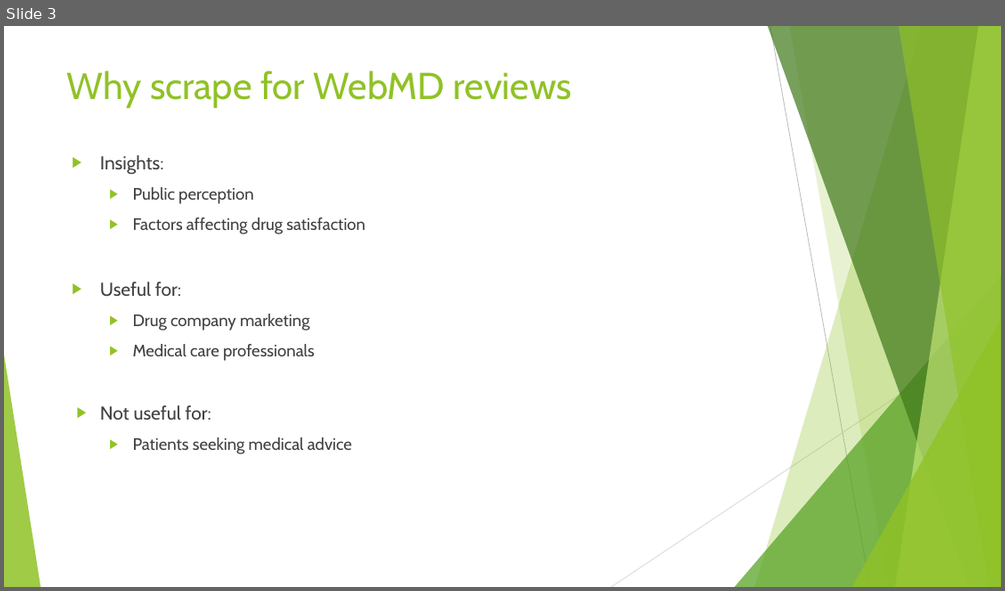
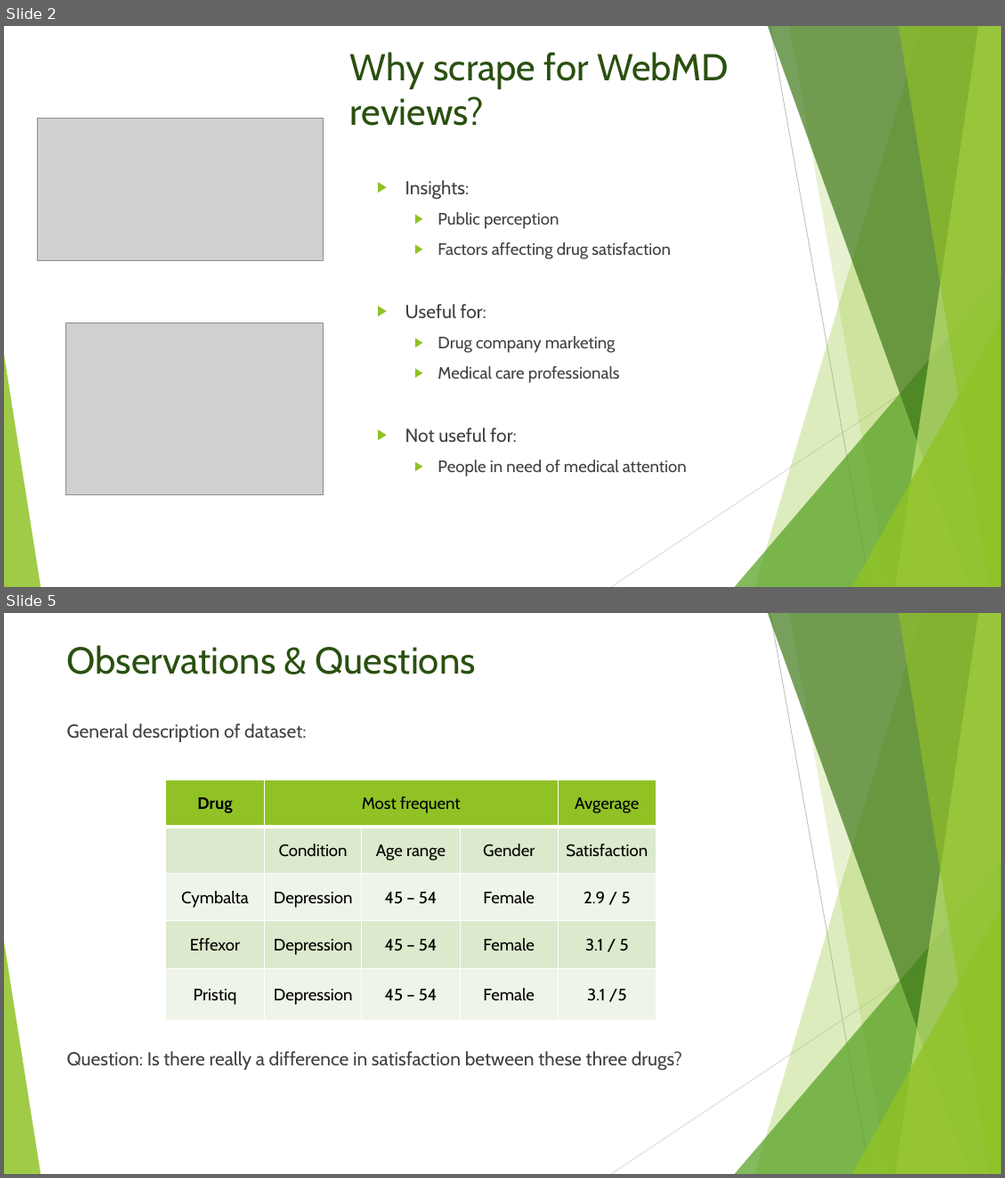
Before and after one commit to chinm0818/WebMDScrape, a slide deck: pres.pptx. Shown one above the other, each under a label of ours: slide 3 before the commit, slides 2 and 5 after it; the slides between them are not shown. The pictures are 1005x591 and 1005x1178 pixels, drawn with LibreOffice and Linux fonts; fonts in the diff are those of the drawing; grey boxes stand for pictures. Boxes give left, top, right and bottom in pixels: in the first picture for what was removed or moved away, otherwise in the second. Text is boxed around its words. In the diff, an @@ line names an element or a change of style, - is before the commit and + after.

```diff
--- a/pres.pptx
+++ b/pres.pptx
@@ slide 5 added at (4,613,1001,1174), background #FFFFFF; not listed: 10 template elements that a slide beside it also shows @@
@@ title added at (67,645,476,674), 36 pt, text #2A5010 @@
+Observations & Questions
@@ text added at (67,723,682,1070), 18 pt, text #404040 @@
+General description of dataset:
+Question: Is there really a difference in satisfaction between these three drugs?
@@ table added at (165,779,655,1021), 5 rows, 5 columns @@
+Drug | Most frequent |  |  | Avgerage
+ | Condition | Age range | Gender | Satisfaction
+Cymbalta | Depression | 45 – 54 | Female | 2.9 / 5
+Effexor | Depression | 45 – 54 | Female | 3.1 / 5
+Pristiq | Depression | 45 – 54 | Female | 3.1 /5
@@ what was slide 3 is now slide 2 @@
@@ slide 2 changed as well @@
@@ title at (350,52,728,126): text changed; text colour #90C226 to #2A5010 @@
-Why scrape for WebMD reviews
+Why scrape for WebMD reviews?
@@ picture added at (38,118,324,261) @@
@@ text "Insights:": place and size @@
-text "Insights:" at (100,155,365,454)
+text "Insights:" at (405,180,687,476)
@@ picture added at (65,323,324,495) @@
@@ text at (405,427,516,442): indent changed @@
@@ text at (437,459,687,476): text changed @@
-  ▶ Patients seeking medical advice
+  ▶ People in need of medical attention
```
Also in this commit, not shown: 5 other slides changed, 8 other slides added, 1 slide removed, 22 other files.
